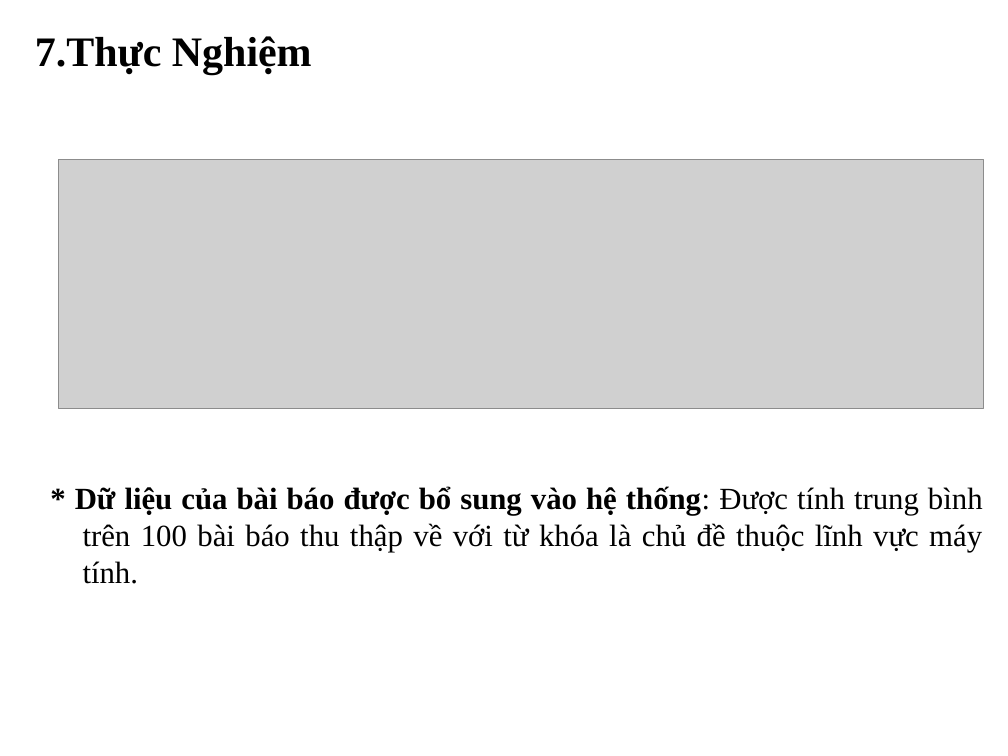
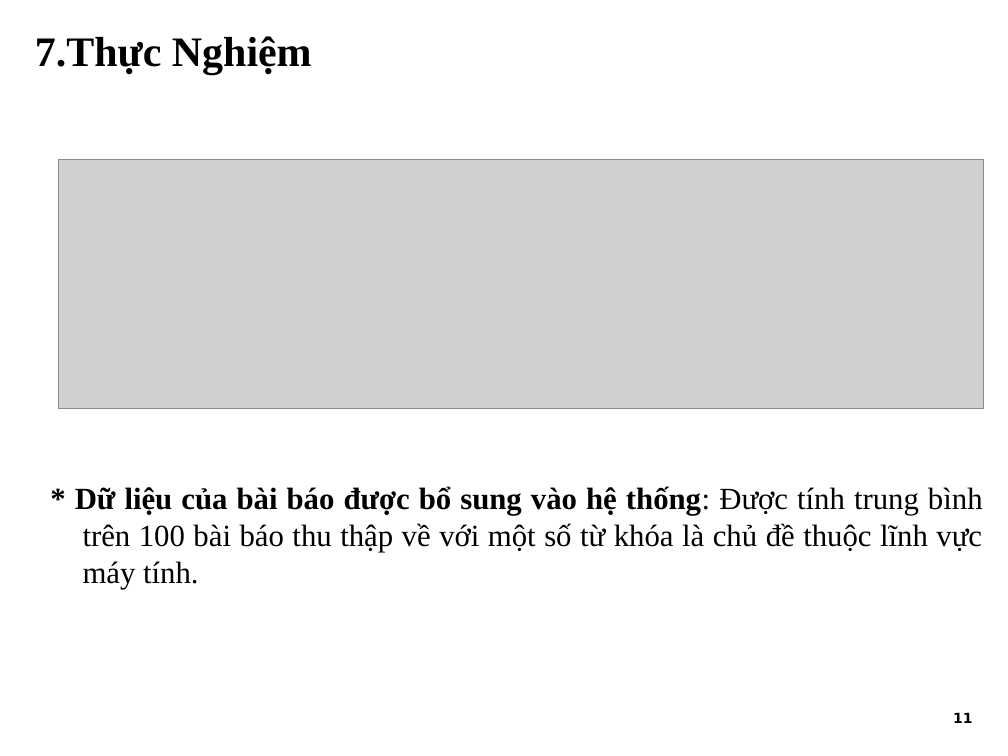
Before and after one commit to tiendv/detaitotnghiep, a slide deck: slide 12 of Report/Slide Baove/Final_slide.ppt. Drawn at 1008x756 pixels with LibreOffice and Linux fonts; fonts in the diff are those of the drawing; grey boxes stand for pictures; background and template pictures are left out. Boxes give left, top, right and bottom in pixels: in the first picture for what was removed or moved away, otherwise in the second. Text is boxed around its words. In the diff, an @@ line names an element or a change of style, - is before the commit and + after.

```diff
--- a/Report/Slide Baove/Final_slide.ppt
+++ b/Report/Slide Baove/Final_slide.ppt
@@ text at [75, 486, 983, 589]: text changed @@
-* Dữ liệu của bài báo được bổ sung vào hệ thống: Được tính trung bình trên 100 bài báo thu thập về với từ khóa là chủ đề thuộc lĩnh vực máy tính.
+* Dữ liệu của bài báo được bổ sung vào hệ thống: Được tính trung bình trên 100 bài báo thu thập về với một số từ khóa là chủ đề thuộc lĩnh vực máy tính.
@@ text added at [953, 712, 972, 723], 10 pt, text #000000, bold @@
+11
```
Also in this commit, not shown: 14 other slides changed.
